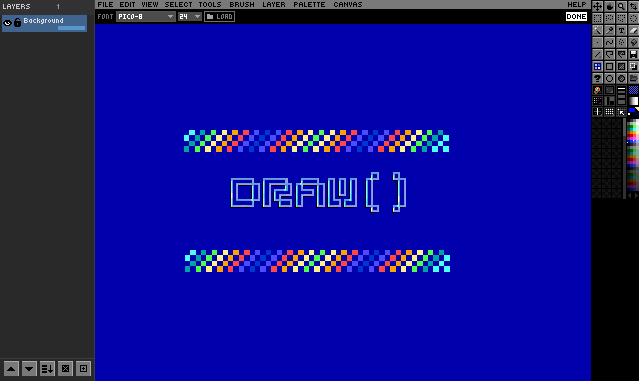
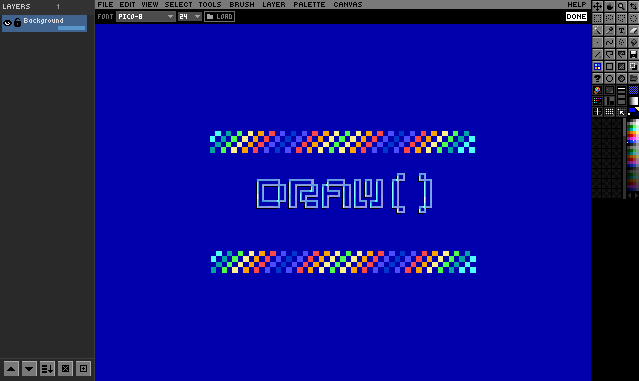
Layers edited between the first and the second (639, 381) image:
painted on "DRAW LOGO" over [184, 130, 476, 273]
painted on "BG" over [184, 130, 476, 273]
showed group "SOURCE DOCK" (5 layers) over [211, 250, 443, 273]
